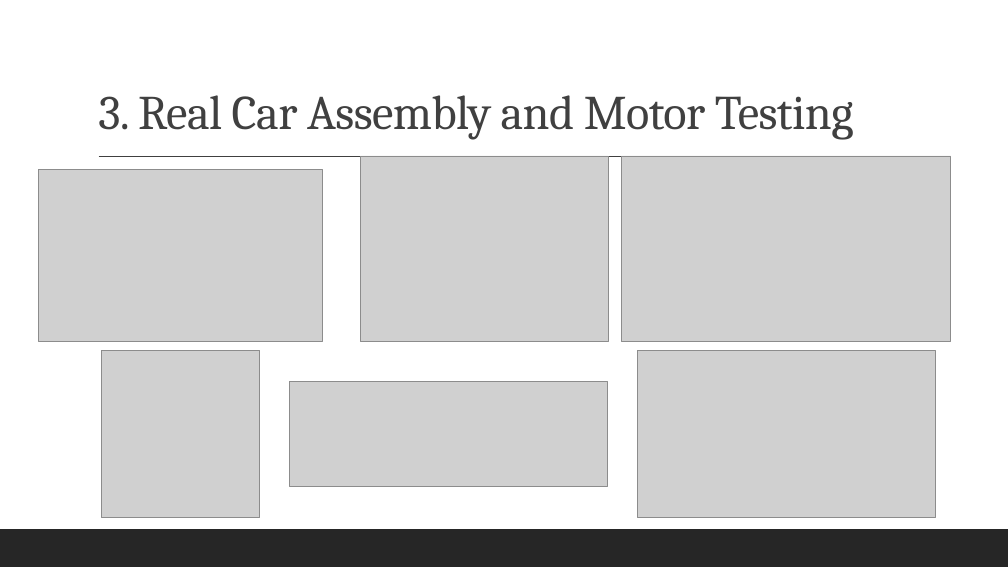
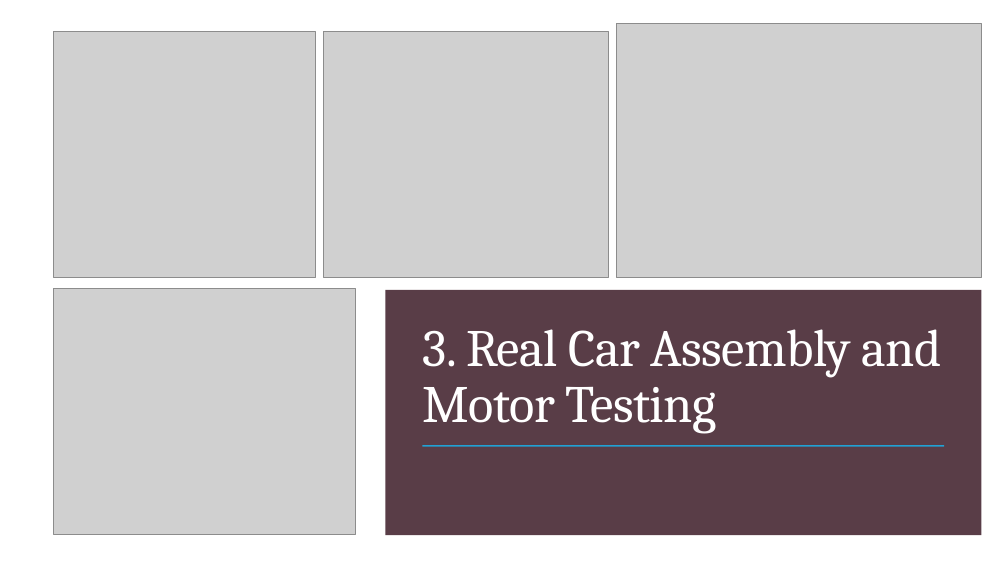
Before and after one commit to mgagvani/Senior_Research, a slide deck: slide 9 of Presentations/Midyear_Presentation.pptx. Drawn at 1008x567 pixels with LibreOffice and Linux fonts; fonts in the diff are those of the drawing; grey boxes stand for pictures. Boxes give left, top, right and bottom in pixels: in the first picture for what was removed or moved away, otherwise in the second. Text is boxed around its words. In the diff, an @@ line names an element or a change of style, - is before the commit and + after.

```diff
--- a/Presentations/Midyear_Presentation.pptx
+++ b/Presentations/Midyear_Presentation.pptx
@@ rectangle added at (x1=0, y1=0, x2=1008, y2=567), fill #FFFFFF @@
@@ picture resized from (x1=637, y1=350, x2=935, y2=517) to (x1=617, y1=24, x2=982, y2=278) @@
@@ picture resized from (x1=39, y1=170, x2=322, y2=342) to (x1=53, y1=32, x2=315, y2=278) @@
@@ picture resized from (x1=361, y1=156, x2=609, y2=342) to (x1=324, y1=32, x2=609, y2=278) @@
@@ line removed from (99, 157) to (923, 157) @@
@@ picture resized from (x1=622, y1=156, x2=951, y2=341) to (x1=53, y1=289, x2=355, y2=535) @@
@@ rectangle added at (x1=386, y1=290, x2=982, y2=535), fill #593D47 @@
@@ title "3. Real Car Assembly and ..." moved from (x1=98, y1=95, x2=854, y2=140) to (x1=423, y1=329, x2=942, y2=434) @@
@@ title "3. Real Car Assembly and ..." at (x1=423, y1=329, x2=942, y2=434): size 46 to 50 pt, text colour #404040 to #FFFFFF @@
@@ picture removed at (x1=101, y1=350, x2=259, y2=517) @@
@@ picture removed at (x1=290, y1=381, x2=608, y2=486) @@
@@ line added from (423, 446) to (944, 446), #1CADE4 1.5 pt @@
@@ rectangle removed at (x1=0, y1=529, x2=1008, y2=567) @@
@@ rectangle added at (x1=0, y1=529, x2=1008, y2=567), fill #262626 @@
```
Also in this commit, not shown: 2 other slides changed, 2 other files.
